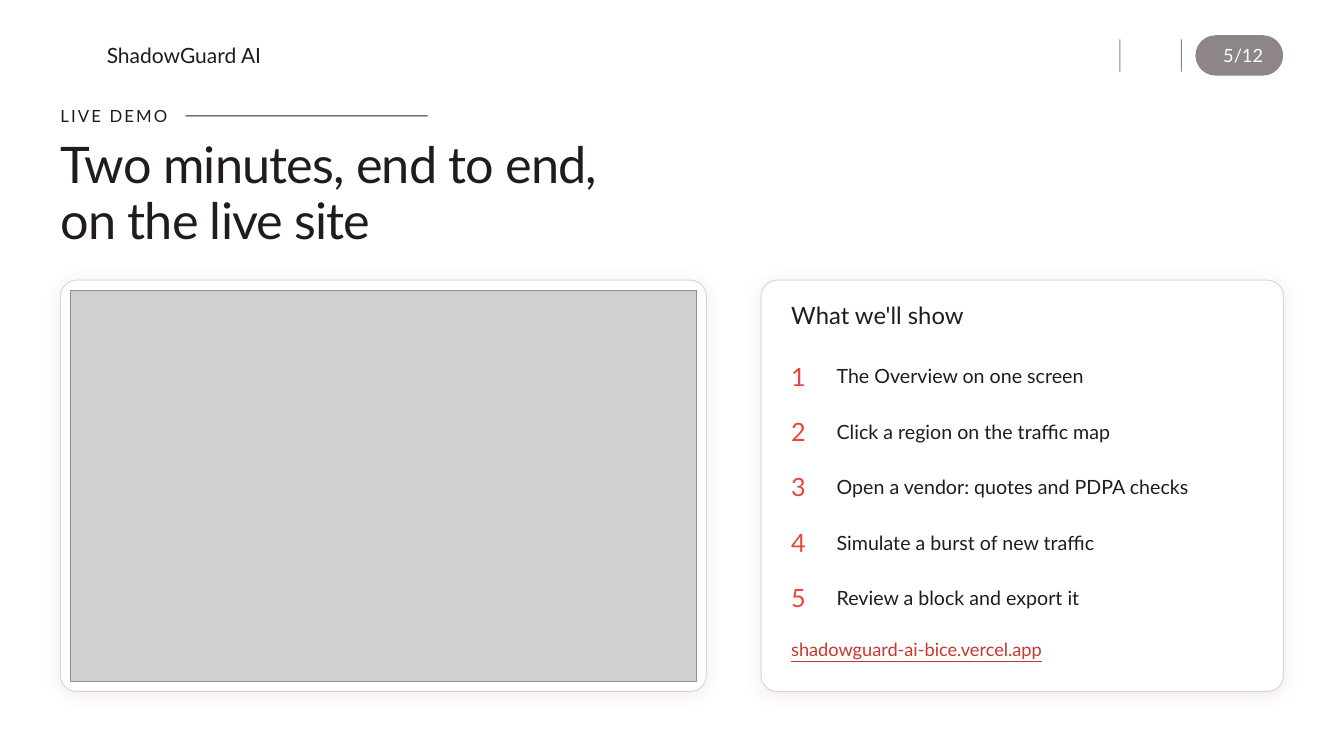
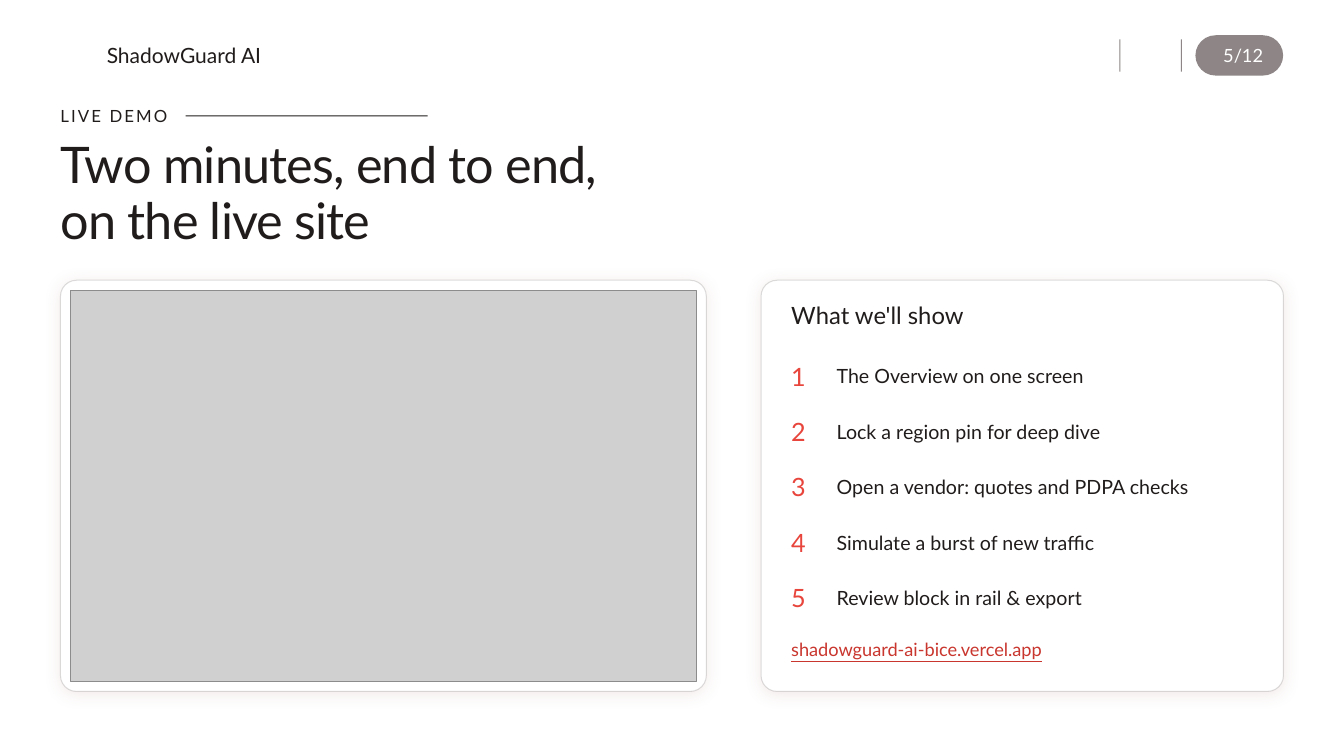
Before and after one commit to B0mb0cl4t5/shadowguard-ai, a slide deck: slide 5 of docs/ShadowGuard_Overview.pptx. Drawn at 1344x756 pixels with LibreOffice and Linux fonts; fonts in the diff are those of the drawing; grey boxes stand for pictures; background and template pictures are left out. Boxes give left, top, right and bottom in pixels: in the first picture for what was removed or moved away, otherwise in the second. Text is boxed around its words. In the diff, an @@ line names an element or a change of style, - is before the commit and + after.

Commit message:
docs: update README, screenshots, and presentation slides for the redesign
Update README with the section rail, open metric strip, neutral graphite theme, and deep-dive map pin locking. Update presentation slides 4 and 5 in ShadowGuard_Overview.pptx to match the new UI. Commit retaken screenshots and drawer polish.

```diff
--- a/docs/ShadowGuard_Overview.pptx
+++ b/docs/ShadowGuard_Overview.pptx
@@ text at (x1=837, y1=424, x2=1100, y2=443): text changed @@
-Click a region on the traffic map
+Lock a region pin for deep dive
@@ text at (x1=837, y1=590, x2=1081, y2=609): text changed @@
-Review a block and export it
+Review block in rail & export
```
Also in this commit, not shown: 2 other slides changed, 15 other files.
